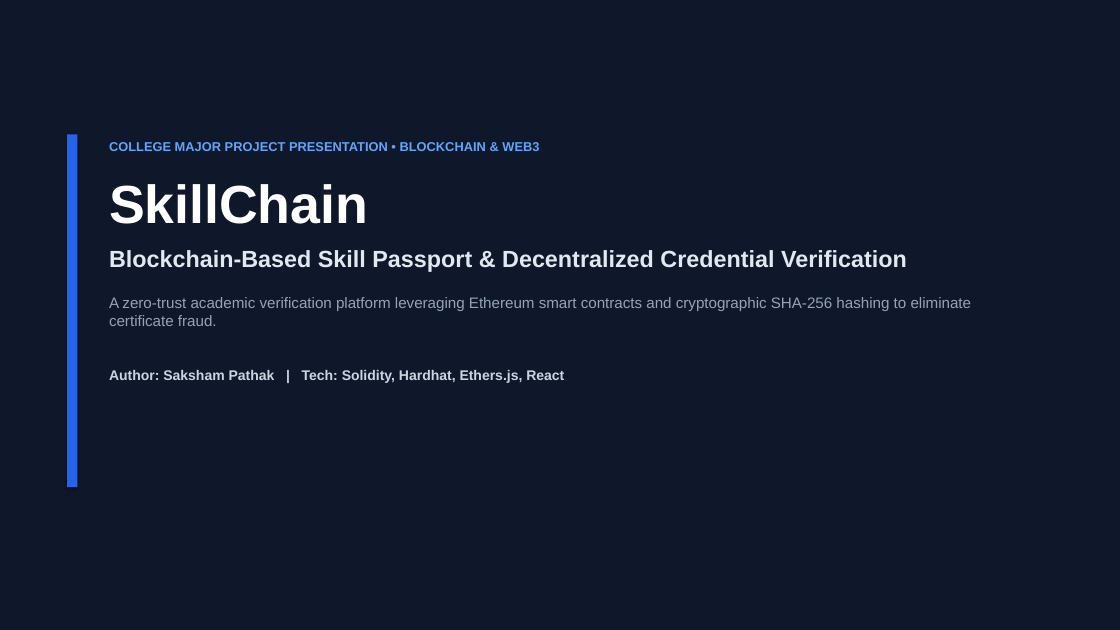
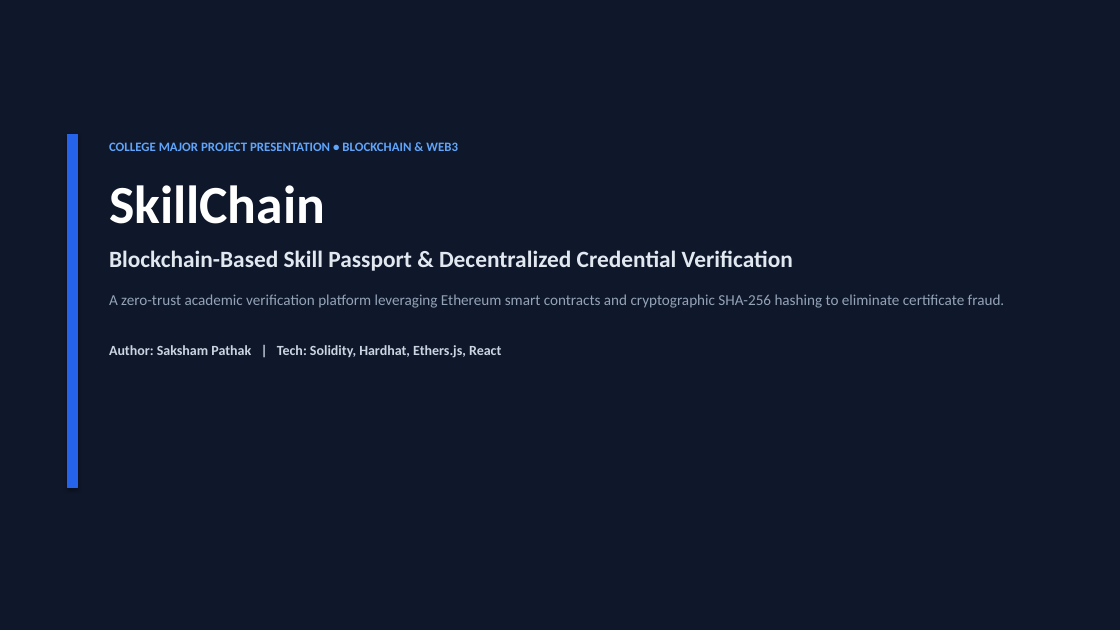
Before and after one commit to saksham1126/SkillChain, a slide deck: slide 1 of SkillChain_Presentation.pptx. Drawn at 1120x630 pixels with LibreOffice and Linux fonts; fonts in the diff are those of the drawing. Boxes give left, top, right and bottom in pixels: in the first picture for what was removed or moved away, otherwise in the second. Text is boxed around its words. In the diff, an @@ line names an element or a change of style, - is before the commit and + after.

Commit message:
fix: resolve XML formatting issues in presentation PPTX

```diff
--- a/SkillChain_Presentation.pptx
+++ b/SkillChain_Presentation.pptx
@@ rectangle at (0,0,1120,630): outline none to #0F172A 0.75 pt @@
@@ text "COLLEGE MAJOR PROJECT PRESENTATION • ..." at (109,142,1005,358): font Arial to Calibri; less space between paragraphs; more space between paragraphs @@
```
Also in this commit, not shown: 11 other slides changed, 1 other file.
